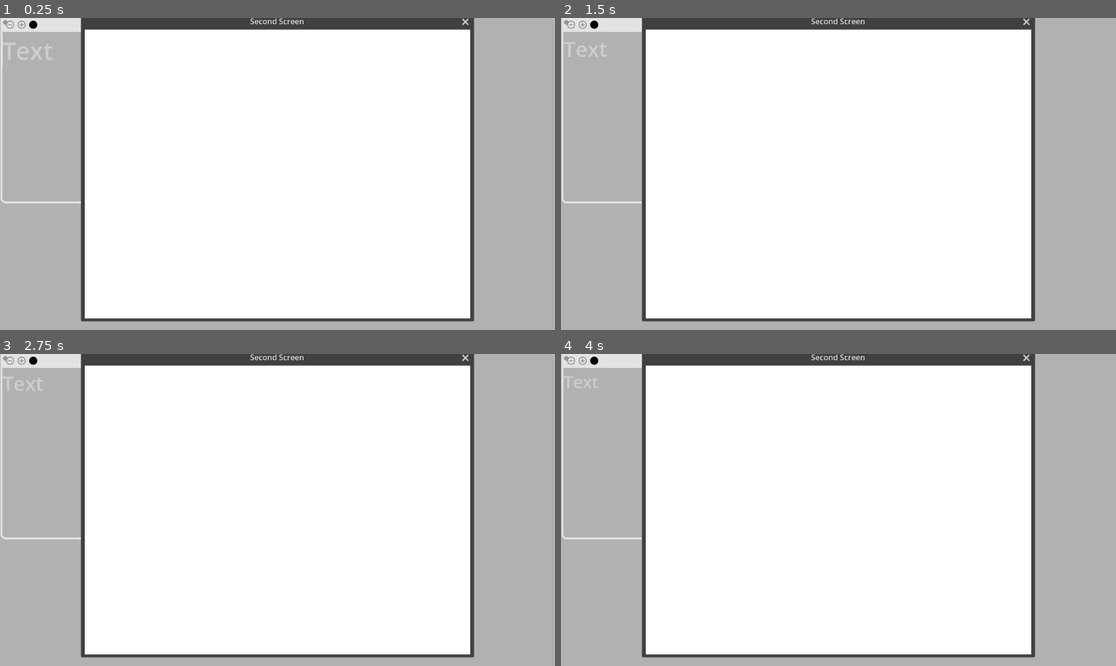
Above: before the commit, frames 1-4 (two rows, left to right).
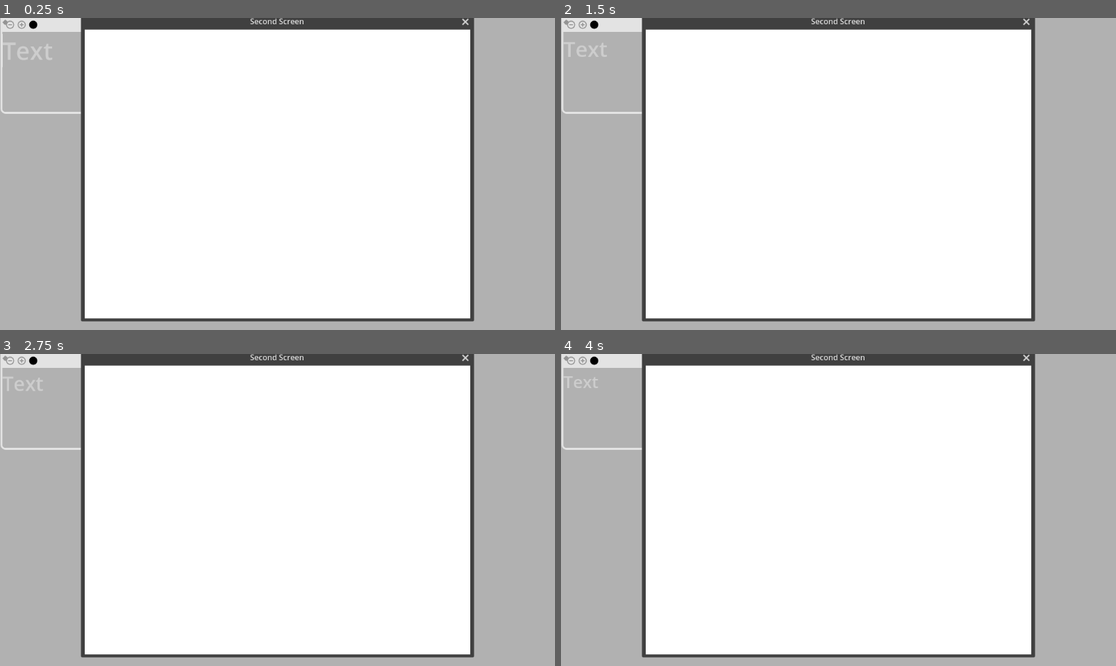
Above: after the commit, the same moments.

Repository: jmb462/GodotWhiteBoard
Game: Godot game, scene res://Widget/TextWidget/TextWidget.tscn
Same seed, same stepped clock (60 frames per second), same inputs: the game is played once before the commit and once after it. This scene is started directly instead of the project's main scene.
Inputs (mouse positions are in pixels of both pictures, inside the frame that each line leads up to):
- Up to frame 1 (0.25 s): no input
- Up to frame 2 (1.5 s): click (566, 21) at 0.5 s; click (566, 21) at 1.25 s
- Up to frame 3 (2.75 s): click (5, 357) at 2 s
- Up to frame 4 (4 s): click (566, 357) at 2.75 s; click (566, 357) at 3.5 s

The runs differ from the first frame. In frame 1, 0.3% of the frame differs, in the area x 0-15%, y 29-60%; in frame 2, 0.3%; in frame 3, 0.3%; in frame 4, 0.3%.

Commit message:
Manage widget rotation

Diff:
--- a/Globals/Globals.gd
+++ b/Globals/Globals.gd
@@ -1,7 +1,10 @@
 extends Node
 
-enum ACTION { NONE, MOVE, RESIZE, COLOR, TEXT_SIZE, CLOSE, TOGGLE_VISIBLE }
+enum ACTION { NONE, MOVE, RESIZE, ROTATE, COLOR, TEXT_SIZE, CLOSE, TOGGLE_VISIBLE }
 enum RESIZE { NONE, LEFT, RIGHT, TOP, BOTTOM, BOTH}
 
 enum COLOR { BLACK, RED, GREEN, BLUE }
 var color : Array[Color] = [Color.BLACK, Color("#F44336"), Color("#4CAF50"), Color("#2196F3")]
+
+func debug_action(p_action : ACTION) -> void:
+	print(ACTION.keys()[p_action])
--- a/MainBoard/MainBoard.gd
+++ b/MainBoard/MainBoard.gd
@@ -116,6 +116,7 @@
 	visible_background.add_child(new_widget)
 	new_widget.position = new_widget_rect.position
 	new_widget.size = new_widget_rect.size
+	new_widget.pivot_offset = new_widget_rect.size / 2.0
 	new_widget_rect = Rect2()
 	set_focus(new_widget)
 	connect_widget_signals(new_widget)
@@ -127,6 +128,7 @@
 	visible_background.add_child(new_widget)
 	new_widget.position = new_widget_rect.position
 	new_widget.size = new_widget_rect.size
+	new_widget.pivot_offset = new_widget_rect.size / 2.0
 	new_widget_rect = Rect2()
 	set_focus(new_widget)
 	connect_widget_signals(new_widget)
--- a/Widget/BaseWidget/Widget.gd
+++ b/Widget/BaseWidget/Widget.gd
@@ -6,6 +6,7 @@
 signal layer_change_requested(widget : Widget, direction : int)
 
 @onready var buttons : Node2D = $Buttons
+@onready var pivot : Marker2D = $Pivot
 
 @onready var focus_theme : StyleBoxFlat = load("res://Styles/Widget_master_selected.tres")
 @onready var unfocus_theme : StyleBoxFlat = load("res://Styles/Widget_unfocus.tres")
@@ -35,9 +36,12 @@
 		if not locked:
 			match current_action:
 				G.ACTION.MOVE:
-					move(event.relative)
+					move(event.relative.rotated(rotation))
 				G.ACTION.RESIZE:
+					print(resize_type)
 					resize(event.relative, resize_type)
+				G.ACTION.ROTATE:
+					rotate_widget(event.global_position)
 
 	if event is InputEventMouseButton:
 		if event.button_index == MOUSE_BUTTON_LEFT:
@@ -92,10 +96,16 @@
 			G.RESIZE.TOP:
 				size.y -= p_relative.y
 				position.y += p_relative.y
+	set_pivot(size / 2.0)
 	synchronize()
 
+func rotate_widget(p_position : Vector2) -> void:
+	var corner_angle = pivot.position.angle_to(pivot.position + Vector2(size.x, -size.y) / 2.0)
+	rotation = snapped(pivot.global_position.angle_to_point(p_position) - corner_angle, PI / 24)
+	synchronize()
 
 func _on_resized() -> void:
+	set_pivot(size / 2.0)
 	await get_tree().process_frame
 	buttons.resize(size)
 
@@ -116,6 +126,8 @@
 		return
 	clone.set_position(position)
 	clone.set_size(size)
+	clone.pivot_offset = pivot_offset
+	clone.rotation = rotation
 	clone.visible = visible_on_presentation_screen
 
 
@@ -168,3 +180,13 @@
 
 func _on_buttons_layer_up_pressed():
 	emit_signal("layer_change_requested", self, 1)
+
+
+func _on_buttons_rotate_pressed():
+	print("widget rotate pressed")
+	current_action = G.ACTION.ROTATE
+	G.debug_action(current_action)
+
+func set_pivot(p_position : Vector2) -> void:
+		pivot_offset = p_position
+		pivot.position = p_position
--- a/Widget/BaseWidget/Widget.tscn
+++ b/Widget/BaseWidget/Widget.tscn
@@ -8,21 +8,26 @@
 custom_minimum_size = Vector2(200, 150)
 offset_left = 1.0
 offset_top = -1.0
-offset_right = 557.0
-offset_bottom = 385.0
+offset_right = 601.0
+offset_bottom = 199.0
 grow_horizontal = 2
 grow_vertical = 2
+pivot_offset = Vector2(300, 200)
 mouse_default_cursor_shape = 6
 theme_override_styles/panel = ExtResource("1_fypau")
 script = ExtResource("2_c4on3")
 
 [node name="Buttons" parent="." instance=ExtResource("3_664bf")]
 
+[node name="Pivot" type="Marker2D" parent="."]
+modulate = Color(0.447059, 0, 0.447059, 1)
+scale = Vector2(3, 3)
+
 [connection signal="gui_input" from="." to="." method="_on_gui_input"]
-[connection signal="resized" from="." to="." method="_on_resized"]
 [connection signal="close_pressed" from="Buttons" to="." method="_on_buttons_close_pressed"]
 [connection signal="duplicate_pressed" from="Buttons" to="." method="_on_buttons_duplicate_pressed"]
 [connection signal="layer_down_pressed" from="Buttons" to="." method="_on_buttons_layer_down_pressed"]
 [connection signal="layer_up_pressed" from="Buttons" to="." method="_on_buttons_layer_up_pressed"]
 [connection signal="locked_pressed" from="Buttons" to="." method="_on_buttons_locked_pressed"]
+[connection signal="rotate_pressed" from="Buttons" to="." method="_on_buttons_rotate_pressed"]
 [connection signal="toggle_visible_pressed" from="Buttons" to="." method="_on_buttons_toggle_visible_pressed"]
--- a/Widget/Buttons/Buttons.gd
+++ b/Widget/Buttons/Buttons.gd
@@ -2,6 +2,7 @@
 
 signal resize_pressed(resize_type : G.RESIZE)
 signal text_size_pressed(increment : int)
+signal rotate_pressed
 signal toggle_visible_pressed
 signal close_pressed
 signal text_color_changed(color : Color)
@@ -141,3 +142,8 @@
 func hide_button_color():
 	color_picker.hide()
 	text_color.hide()
+
+
+func _on_rotate_button_down():
+	print("buttons : rotate pressed emit")
+	emit_signal("rotate_pressed")
--- a/Widget/Buttons/Buttons.tscn
+++ b/Widget/Buttons/Buttons.tscn
@@ -201,7 +201,7 @@
 [connection signal="pressed" from="Panel/TopButtons/LayerUp" to="." method="_on_layer_up_pressed"]
 [connection signal="pressed" from="Panel/TopButtons/LayerDown" to="." method="_on_layer_down_pressed"]
 [connection signal="pressed" from="Panel/TopButtons/Editable" to="." method="_on_editable_pressed"]
-[connection signal="button_down" from="Rotate" to="." method="_on_resize_both_button_down"]
+[connection signal="button_down" from="Rotate" to="." method="_on_rotate_button_down"]
 [connection signal="button_down" from="ResizeTop" to="." method="_on_resize_top_button_down"]
 [connection signal="button_down" from="ResizeBottom" to="." method="_on_resize_bottom_button_down"]
 [connection signal="button_down" from="ResizeLeft" to="." method="_on_resize_left_button_down"]
--- a/Widget/ImageWidget/ImageWidget.gd
+++ b/Widget/ImageWidget/ImageWidget.gd
@@ -20,6 +20,10 @@
 		return
 	super()
 
+func _on_resized():
+	super()
+	pivot_offset = texture_rect.texture.get_size() / 2.0
+
 func _on_texture_rect_gui_input(event):
 	if event is InputEventMouseButton:
 		if event.button_index == MOUSE_BUTTON_LEFT:
--- a/Widget/ImageWidget/ImageWidget.tscn
+++ b/Widget/ImageWidget/ImageWidget.tscn
@@ -6,12 +6,12 @@
 
 [node name="ImageWidget" instance=ExtResource("1_mgu1k")]
 script = ExtResource("2_83fny")
-border_width = null
 
 [node name="TextureRect" type="TextureRect" parent="." index="0"]
 layout_mode = 2
 texture = ExtResource("3_01vwm")
 stretch_mode = 4
 
+[connection signal="resized" from="." to="." method="_on_resized"]
 [connection signal="gui_input" from="TextureRect" to="." method="_on_texture_rect_gui_input"]
 [connection signal="resize_pressed" from="Buttons" to="." method="_on_buttons_resize_pressed"]
--- a/Widget/TextWidget/TextWidget.gd
+++ b/Widget/TextWidget/TextWidget.gd
@@ -93,3 +93,7 @@
 func _on_buttons_editable_pressed():
 	text_edit.editable = !text_edit.editable
 	editable = text_edit.editable
+
+
+func _on_resized():
+	super()
--- a/Widget/TextWidget/TextWidget.tscn
+++ b/Widget/TextWidget/TextWidget.tscn
@@ -21,6 +21,7 @@
 placeholder_text = "Text"
 wrap_mode = 1
 
+[connection signal="resized" from="." to="." method="_on_resized"]
 [connection signal="gui_input" from="TextEdit" to="." method="_on_text_edit_gui_input"]
 [connection signal="text_changed" from="TextEdit" to="." method="_on_text_edit_text_changed"]
 [connection signal="editable_pressed" from="Buttons" to="." method="_on_buttons_editable_pressed"]
--- a/project.godot
+++ b/project.godot
@@ -24,6 +24,7 @@
 
 window/size/mode=2
 window/size/resizable=false
+window/size/always_on_top=true
 window/subwindows/embed_subwindows=false
 
 [rendering]
